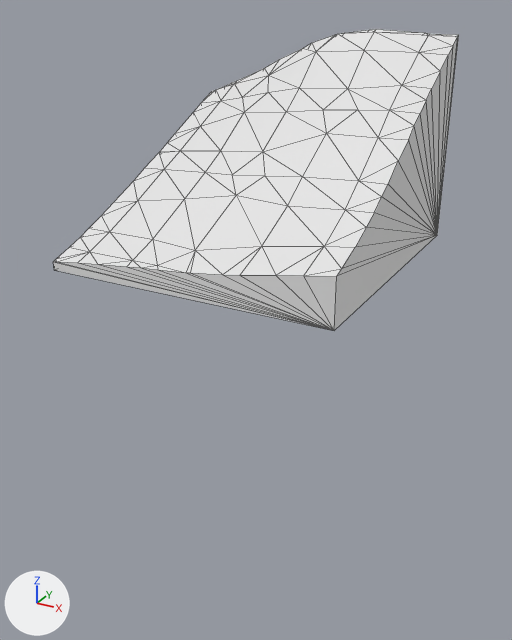
The glTF model assets/terrain/surface_pieces/surf_7_20.glb, before and after one commit.
Before and after are seen from a 50 mm lens placed at (-66.74, -3.11, -26.04), pointed at (-72.44, 7.26, -31.23). The axes (+X, +Y, +Z) are drawn at lower left. The lights are the same throughout. The older version comes first. Mesh edges are drawn as thin lines. Where no turn or scale is listed for an object, it has been applied to the vertices.

In view in the first picture: 'geometry_0'.
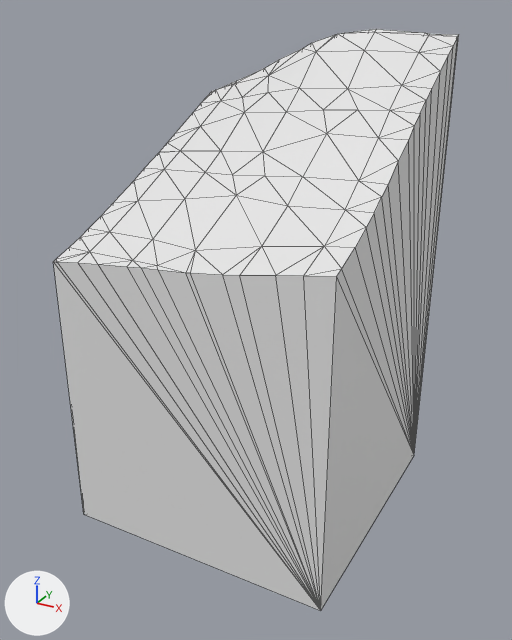
The change, as JSON lines over the scene's bpy script:
```json
{"block": "me_geometry_0", "where": "# used by ob_geometry_0; location = (0.0, 0.0, 0.0)"}
{"op": "remove", "block": "me_geometry_0", "code": "me_geometry_0.from_pydata(...)  # 108 vertices, 212 faces; spans x -75.0..-70.0, y 5.0..10.0, z -30.0..-26.38"}
{"op": "add", "block": "me_geometry_0", "code": "me_geometry_0.from_pydata(...)  # 108 vertices, 212 faces; spans x -75.0..-70.0, y 5.0..10.0, z -35.0..-26.38"}
{"block": "me_geometry_0", "change": "me_geometry_0 part 1"}
{"block": "me_geometry_0", "change": "4 vertices are removed from x -75.0..-70.0, y 5.0..10.0, z -30.0"}
{"block": "me_geometry_0", "change": "67 faces are deleted"}
{"block": "me_geometry_0", "change": "4 vertices are added at (-75.0, 10.0, -35.0), (-75.0, 5.0, -35.0), (-70.0, 10.0, -35.0), (-70.0, 5.0, -35.0)"}
{"block": "me_geometry_0", "change": "67 new faces join them"}
```

Changed parts and their boxes (x1, y1, x2, y2) in the pictures (512 x 640 px; the box of a moved part takes in the faces that stretch with it):
```json
{"object": "geometry_0", "change": "reshaped", "before": [53, 29, 459, 330], "after": [53, 29, 459, 611], "on screen": "93% taller"}
{"part": 1, "of": "me_geometry_0", "change": "moved or reshaped", "before": [53, 35, 459, 330], "after": [53, 35, 459, 611]}
```
